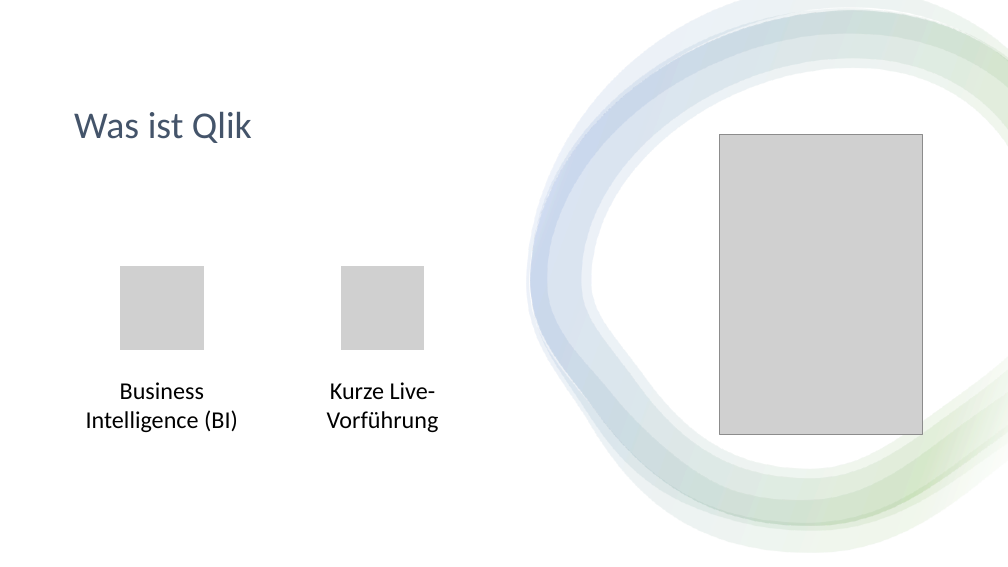
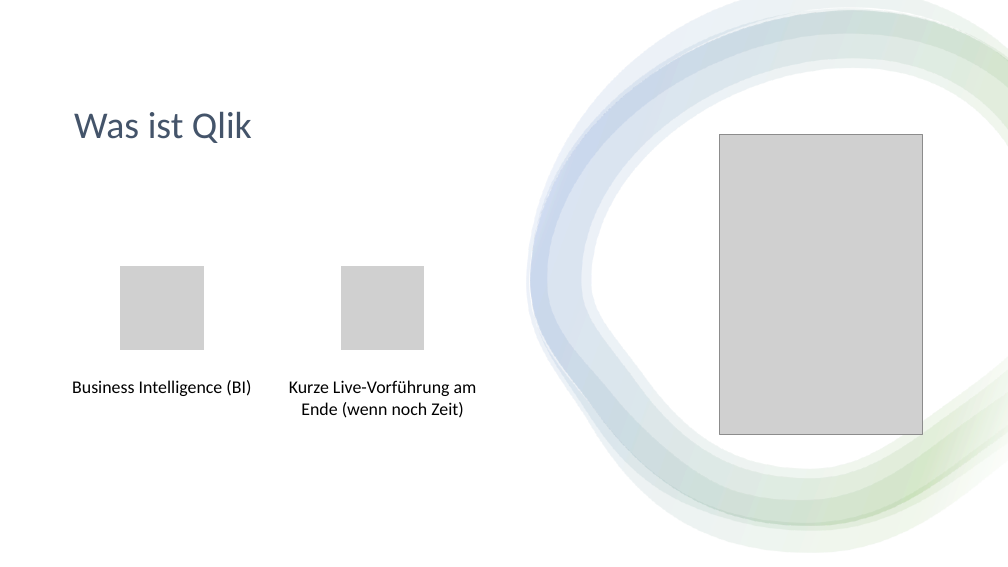
Before and after one commit to DataScience-DHBWKA/Human-Development-Qlik-vs-Python-Gruppe-8, a slide deck: slide 6 of Präsentation/gruppe-8.pptx (slide 7 before the commit). Drawn at 1008x567 pixels with LibreOffice and Linux fonts; fonts in the diff are those of the drawing; grey boxes stand for pictures. Boxes give left, top, right and bottom in pixels: in the first picture for what was removed or moved away, otherwise in the second. Text is boxed around its words. In the diff, an @@ line names an element or a change of style, - is before the commit and + after.

```diff
--- a/Präsentation/gruppe-8.pptx
+++ b/Präsentation/gruppe-8.pptx
@@ text "Business Intelligence (BI)" at box(72, 380, 251, 396): size 23 to 17 pt; less space between paragraphs @@
@@ text at box(289, 380, 477, 418): text changed; size 23 to 17 pt @@
-Kurze Live-Vorführung
+Kurze Live-Vorführung am Ende (wenn noch Zeit)
```
Also in this commit, not shown: 2 slides added, 2 slides removed, 1 other file.
